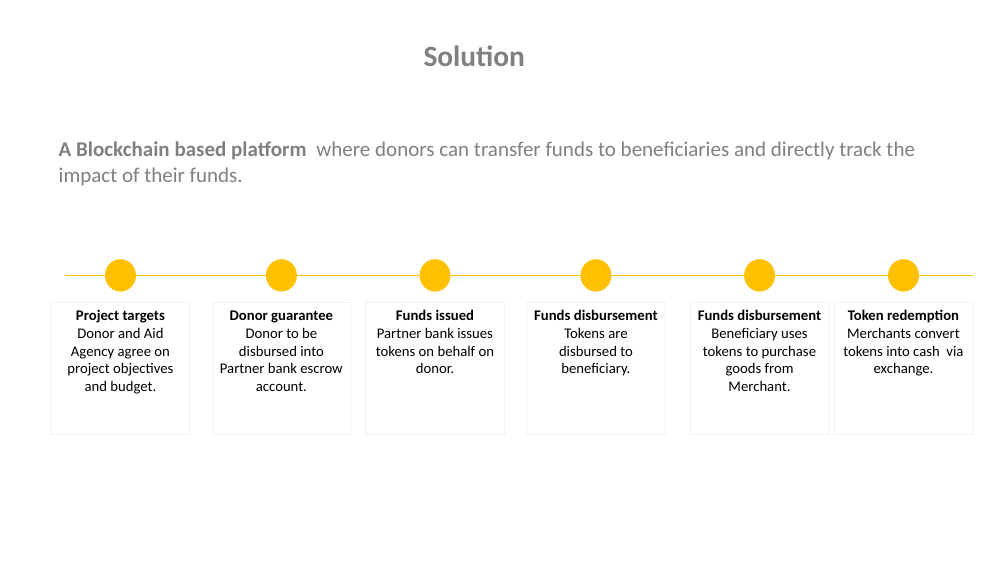
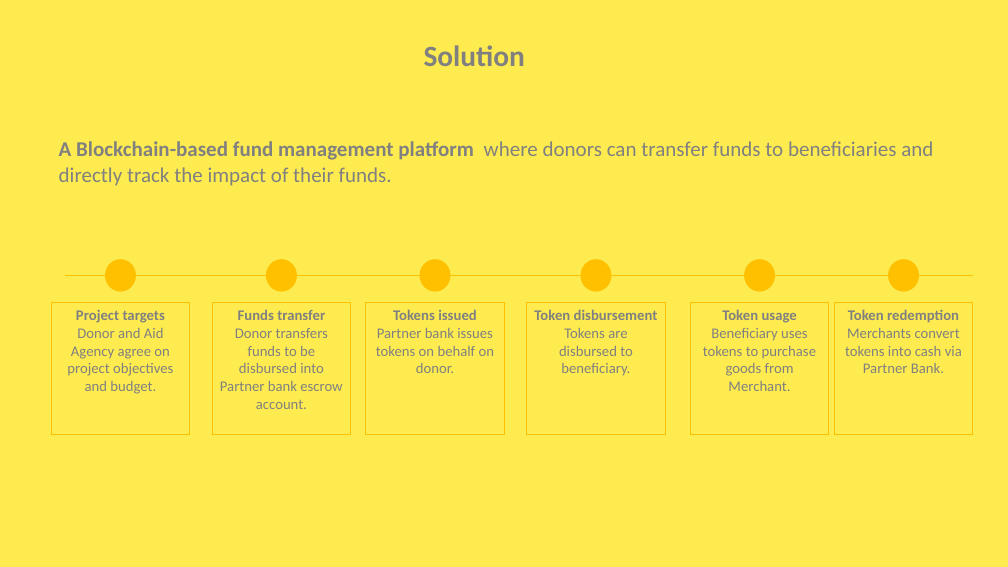
Before and after one commit to PalesaAntony/FundsAid, a slide deck: slide 5 of Linum Labs Presentation_V2.pptx (slide 3 before the commit). Drawn at 1008x567 pixels with LibreOffice and Linux fonts; fonts in the diff are those of the drawing. Boxes give left, top, right and bottom in pixels: in the first picture for what was removed or moved away, otherwise in the second. Text is boxed around its words. In the diff, an @@ line names an element or a change of style, - is before the commit and + after.

```diff
--- a/Linum Labs Presentation_V2.pptx
+++ b/Linum Labs Presentation_V2.pptx
@@ background #FFFFFF to #FEEB4F @@
@@ text at (x1=59, y1=141, x2=933, y2=186): text changed @@
-A Blockchain based platform where donors can transfer funds to beneficiaries and directly track the impact of their funds.
+A Blockchain-based fund management platform where donors can transfer funds to beneficiaries and directly track the impact of their funds.
@@ rectangle "Project targets" at (x1=51, y1=302, x2=190, y2=435): text colour #000000 to #808080; outline #F2F2F2 0.75 pt to #FFC000 0.75 pt @@
@@ outline #F2F2F2 0.75 pt to #FFC000 0.75 pt in 5 elements at (x1=366, y1=302, x2=504, y2=435), (x1=527, y1=302, x2=665, y2=435), (x1=835, y1=302, x2=973, y2=435), (x1=690, y1=302, x2=829, y2=435), (x1=212, y1=302, x2=351, y2=435) @@
@@ text in rectangle at (x1=220, y1=309, x2=342, y2=409): text changed; text colour #000000 to #808080 @@
-Donor guarantee
-Donor to be disbursed into Partner bank escrow account.
+Funds transfer
+Donor transfers funds to be disbursed into Partner bank escrow account.
@@ text in rectangle at (x1=376, y1=328, x2=494, y2=373): text colour #000000 to #808080 in "Partner bank issues tokens on behalf on ..." @@
@@ text in rectangle at (x1=393, y1=309, x2=477, y2=320): text changed; text colour #000000 to #808080 @@
-Funds issued
+Tokens issued
@@ text in rectangle at (x1=534, y1=309, x2=658, y2=320): text changed; text colour #000000 to #808080 @@
-Funds disbursement
+Token disbursement
@@ text in rectangle at (x1=559, y1=328, x2=633, y2=375): text colour #000000 to #808080 in "Tokens are disbursed to beneficiary." @@
@@ text in rectangle at (x1=703, y1=328, x2=816, y2=391): text colour #000000 to #808080 in "Beneficiary uses tokens to purchase goods from ..." @@
@@ text in rectangle at (x1=722, y1=309, x2=797, y2=323): text changed; text colour #000000 to #808080 @@
-Funds disbursement
+Token usage
@@ text in rectangle at (x1=845, y1=328, x2=962, y2=373): text changed; text colour #000000 to #808080 @@
-Merchants convert tokens into cash via exchange.
+Merchants convert tokens into cash via Partner Bank.
@@ text in rectangle at (x1=848, y1=309, x2=959, y2=322): text colour #000000 to #808080 in "Token redemption" @@
```
Also in this commit, not shown: 8 other slides changed, 2 slides added.
